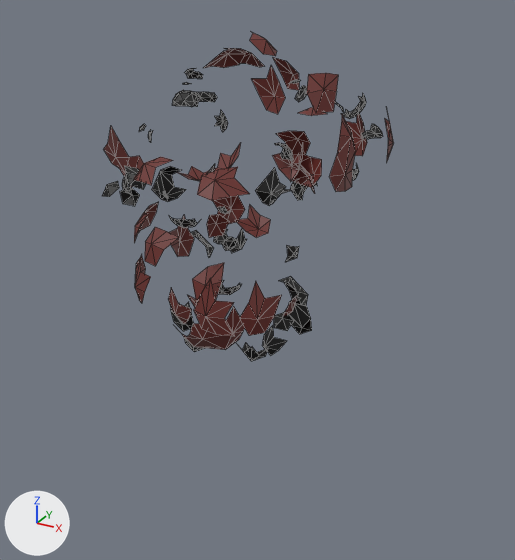
Renders of the glTF model public/models/azuki_unarmed_frames/explode/explode.f0011.glb from each side of a commit.
Both versions are drawn from a camera (50 mm lens) standing at (6.41, -10.85, 5.28) and looking at (0.26, 0.34, -0.31). Arrows for +X, +Y and +Z are at lower left; the lights stay in place. Mesh edges are drawn as thin lines. Where no turn or scale is listed for an object, it has been applied to the vertices. Vertices at the same position are counted once.

The scene before the commit, as lines of its bpy script (objects in view):
```python
me_bodysubnode_001 = bpy.data.meshes.new('BodySubnode.001')
me_bodysubnode_001.from_pydata(...)  # 874 vertices, 878 faces; spans x -2.88..2.51, y -2.59..2.64, z -1.8..4.25
me_bodysubnode_001.materials.append(mat_bakedmaterial)  # picture img_bakedesttexture
ob_body_001 = bpy.data.objects.new('Body.001', me_bodysubnode_001)
ob_body_001.location = (0.0, 0.0, 0.0)
```
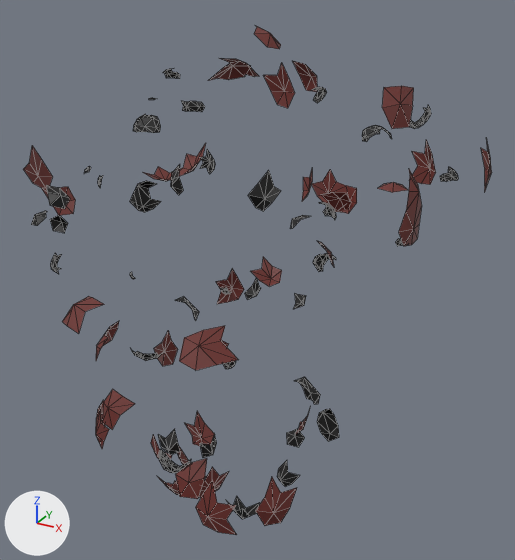
Where the change shows, as pixel boxes [x1, y1, x2, y2] in the pictures (515 x 560 px; the box of a moved part takes in the faces that stretch with it):
'Body.001', reshaped (60% wider, 54% taller)
    before: [102, 32, 394, 361]
    after: [23, 27, 492, 535]
part 1 of me_bodysubnode_001, moved or reshaped
    before: [177, 143, 241, 181]
    after: [143, 143, 206, 181]
part 2 of me_bodysubnode_001, moved or reshaped
    before: [182, 307, 245, 350]
    after: [158, 467, 229, 498]
part 3 of me_bodysubnode_001, moved or reshaped
    before: [282, 295, 298, 317]
    after: [295, 407, 311, 434]
part 4 of me_bodysubnode_001, moved or reshaped
    before: [188, 295, 198, 307]
    after: [185, 411, 214, 446]
part 5 of me_bodysubnode_001, moved or reshaped
    before: [235, 205, 271, 238]
    after: [251, 257, 282, 286]
part 6 of me_bodysubnode_001, moved or reshaped
    before: [329, 115, 355, 192]
    after: [399, 170, 422, 246]
part 7 of me_bodysubnode_001, moved or reshaped
    before: [168, 288, 192, 324]
    after: [151, 435, 172, 459]
part 8 of me_bodysubnode_001, moved or reshaped
    before: [194, 278, 234, 336]
    after: [196, 480, 237, 535]
part 9 of me_bodysubnode_001, moved or reshaped
    before: [104, 126, 129, 172]
    after: [23, 145, 53, 191]
part 10 of me_bodysubnode_001, moved or reshaped (not visible before)
    after: [177, 447, 188, 465]
part 11 of me_bodysubnode_001, moved or reshaped
    before: [135, 254, 151, 303]
    after: [96, 400, 109, 449]
part 12 of me_bodysubnode_001, moved or reshaped
    before: [272, 153, 322, 188]
    after: [312, 170, 357, 214]
part 13 of me_bodysubnode_001, moved or reshaped
    before: [120, 156, 144, 187]
    after: [42, 187, 75, 216]
part 14 of me_bodysubnode_001, moved or reshaped
    before: [213, 196, 245, 224]
    after: [216, 268, 244, 304]
part 15 of me_bodysubnode_001, moved or reshaped
    before: [290, 152, 302, 182]
    after: [302, 171, 312, 201]
part 16 of me_bodysubnode_001, moved or reshaped
    before: [346, 113, 367, 156]
    after: [409, 140, 436, 184]
part 17 of me_bodysubnode_001, moved or reshaped
    before: [239, 282, 282, 336]
    after: [255, 478, 297, 526]
part 18 of me_bodysubnode_001, moved or reshaped
    before: [169, 215, 194, 257]
    after: [154, 331, 178, 366]
part 19 of me_bodysubnode_001, moved or reshaped
    before: [251, 66, 285, 114]
    after: [264, 63, 295, 108]
part 20 of me_bodysubnode_001, moved or reshaped
    before: [385, 107, 394, 160]
    after: [481, 138, 492, 192]
part 21 of me_bodysubnode_001, moved or reshaped
    before: [192, 263, 224, 302]
    after: [176, 458, 207, 499]
part 22 of me_bodysubnode_001, moved or reshaped
    before: [307, 73, 338, 113]
    after: [382, 86, 414, 129]
part 23 of me_bodysubnode_001, moved or reshaped
    before: [197, 167, 250, 201]
    after: [179, 326, 238, 370]
part 24 of me_bodysubnode_001, moved or reshaped
    before: [134, 202, 159, 242]
    after: [96, 321, 119, 360]

Patch to the scene script:
```diff
--- a/public/models/azuki_unarmed_frames/explode/explode.f0011.glb.py
+++ b/public/models/azuki_unarmed_frames/explode/explode.f0011.glb.py
@@ me_bodysubnode_001 @@
-me_bodysubnode_001.from_pydata(...)  # 874 vertices, 878 faces; spans x -2.88..2.51, y -2.59..2.64, z -1.8..4.25
+me_bodysubnode_001.from_pydata(...)  # 874 vertices, 878 faces; spans x -4.83..4.08, y -4.52..4.47, z -5.03..4.33
+# me_bodysubnode_001 part 1: the loose piece of 15 vertices spanning x -1.07..-0.09, y -0.33..0.59, z 1.63..2.29 is moved by (-0.73, -0.08, -0.08)
+# me_bodysubnode_001 part 2: the loose piece of 20 vertices spanning x -0.69..0.69, y -1.43..-0.53, z -1.4..-0.21 is moved by (-0.21, -0.53, -3.21)
+# me_bodysubnode_001 part 3: the loose piece of 10 vertices spanning x 0.36..0.83, y 0.59..1.27, z -1.5..-0.7 is moved by (-0.07, 0.85, -3.41)
+# me_bodysubnode_001 part 4: the loose piece of 10 vertices spanning x -0.93..-0.4, y -0.62..0.13, z -1.17..-0.61 is moved by (-0.14, -0.12, -2.98)
+# me_bodysubnode_001 part 5: the loose piece of 9 vertices spanning x -1.08..-0.34, y 1.75..2.18, z -0.03..0.53 is moved by (-0.47, 1.5, -1.84)
+# me_bodysubnode_001 part 6: the loose piece of 13 vertices spanning x 1.75..2.09, y -0.2..0.61, z 1.77..2.99 is moved by (1.14, 0.36, -0.89)
+# me_bodysubnode_001 part 7: the loose piece of 8 vertices spanning x -0.74..-0.12, y -1.41..-1.16, z -0.79..0.04 is moved by (-0.25, -0.49, -2.95)
+# me_bodysubnode_001 part 8: the loose piece of 10 vertices spanning x 0.41..1.13, y -2.2..-2.0, z -0.23..0.73 is moved by (0.7, -1.2, -2.88)
+# me_bodysubnode_001 part 9: the loose piece of 8 vertices spanning x -2.14..-1.9, y -1.2..-0.55, z 1.83..2.66 is moved by (-1.19, -0.8, -0.33)
+# me_bodysubnode_001 part 10: the loose piece of 8 vertices spanning x -1.13..-0.74, y -0.78..-0.2, z -1.38..-0.79 is moved by (-0.31, 0.05, -3.49)
+# me_bodysubnode_001 part 11: the loose piece of 14 vertices spanning x -1.67..-0.85, y -1.57..-0.67, z -0.43..0.53 is moved by (-0.72, -0.67, -3.08)
+# me_bodysubnode_001 part 12: the loose piece of 13 vertices spanning x -0.43..0.7, y 2.13..2.5, z 1.13..2.01 is moved by (0.21, 1.57, -0.98)
+# me_bodysubnode_001 part 13: the loose piece of 8 vertices spanning x -2.87..-2.37, y 0.05..0.57, z 1.22..1.81 is moved by (-1.95, -0.11, -0.89)
+# me_bodysubnode_001 part 14: the loose piece of 10 vertices spanning x -1.6..-1.05, y 1.66..2.16, z 0.07..1.03 is moved by (-0.76, 1.25, -2.59)
+# me_bodysubnode_001 part 15: the loose piece of 8 vertices spanning x -0.16..0.25, y 2.09..2.64, z 1.14..1.97 is moved by (-0.59, 1.83, -1.02)
+# me_bodysubnode_001 part 16: the loose piece of 10 vertices spanning x 1.15..1.79, y 1.84..2.2, z 1.91..2.87 is moved by (1.02, 1.28, -0.74)
+# me_bodysubnode_001 part 17: the loose piece of 9 vertices spanning x 1.08..1.61, y -1.79..-1.29, z -0.34..0.62 is moved by (0.79, -0.89, -3.0)
+# me_bodysubnode_001 part 18: the loose piece of 9 vertices spanning x -1.65..-1.47, y 0.03..0.75, z -0.24..0.72 is moved by (-0.7, 0.19, -2.89)
+# me_bodysubnode_001 part 19: the loose piece of 9 vertices spanning x -0.78..-0.06, y 1.97..2.16, z 2.56..3.52 is moved by (-0.35, 1.16, -0.09)
+# me_bodysubnode_001 part 20: the loose piece of 9 vertices spanning x 2.2..2.51, y 0.86..1.51, z 2.13..3.09 is moved by (1.56, 0.86, -0.53)
+# me_bodysubnode_001 part 21: the loose piece of 7 vertices spanning x 0.32..0.79, y -2.08..-1.66, z 0.27..0.87 is moved by (0.31, -1.16, -3.01)
+# me_bodysubnode_001 part 22: the loose piece of 8 vertices spanning x 1.69..2.08, y -0.83..-0.15, z 3.24..3.79 is moved by (1.26, -0.15, -0.09)
+# me_bodysubnode_001 part 23: the loose piece of 9 vertices spanning x 0.71..1.45, y -2.49..-1.81, z 2.19..2.54 is moved by (0.84, -1.81, -1.64)
+# me_bodysubnode_001 part 24: the loose piece of 12 vertices spanning x -2.01..-1.45, y -0.85..0.08, z 0.48..1.07 is moved by (-1.11, -0.18, -2.8)
+# me_bodysubnode_001 part 25: 628 of 874 vertices moved; they spanned x -2.88..2.02, y -2.59..2.48, z -1.8..4.25 and now span x -4.83..3.18, y -4.52..4.18, z -5.03..4.33; mean shift (-0.14, 0.23, -1.53); largest move (0.86, 0.77, -1.24) -> (0.8, 1.61, -4.65)
 me_bodysubnode_001.materials.append(mat_bakedmaterial)
```
